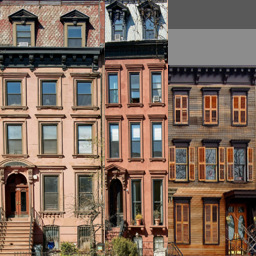
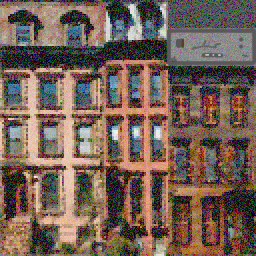
Revision of a layered 256×256 image; what changed, layer by layer:
added layer "Paint Layer 1" (28%) above "Background Merged" over [left=128, top=0, right=256, bottom=64]
painted on "Background Merged" over [left=0, top=0, right=256, bottom=256]
